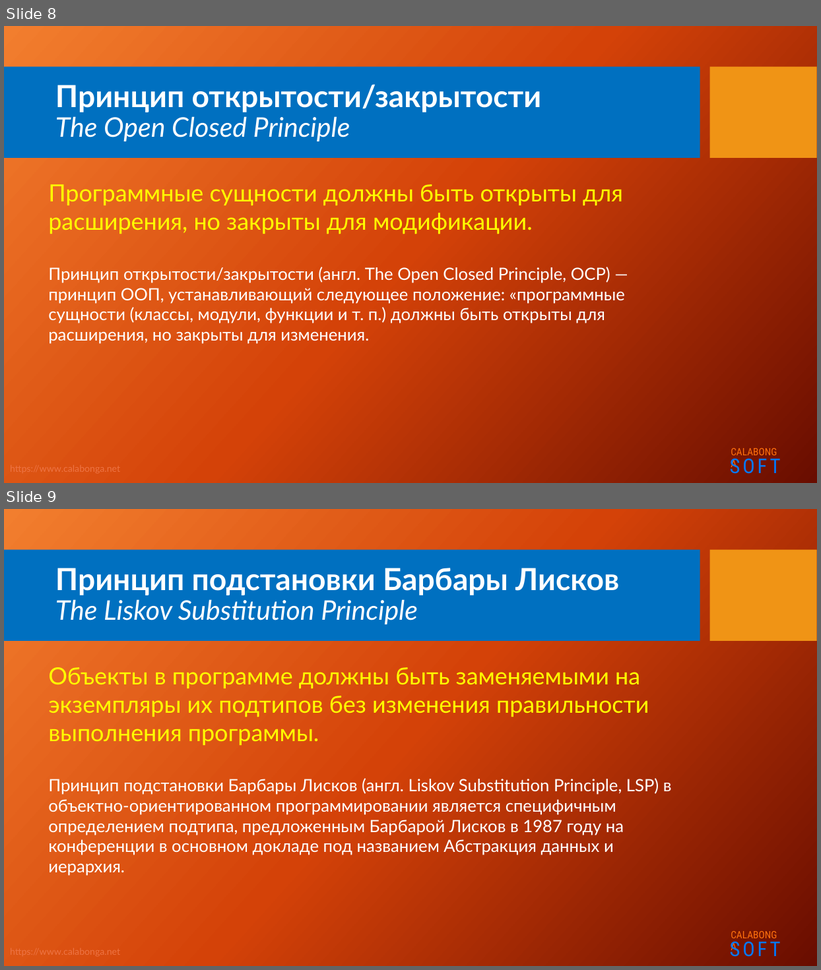
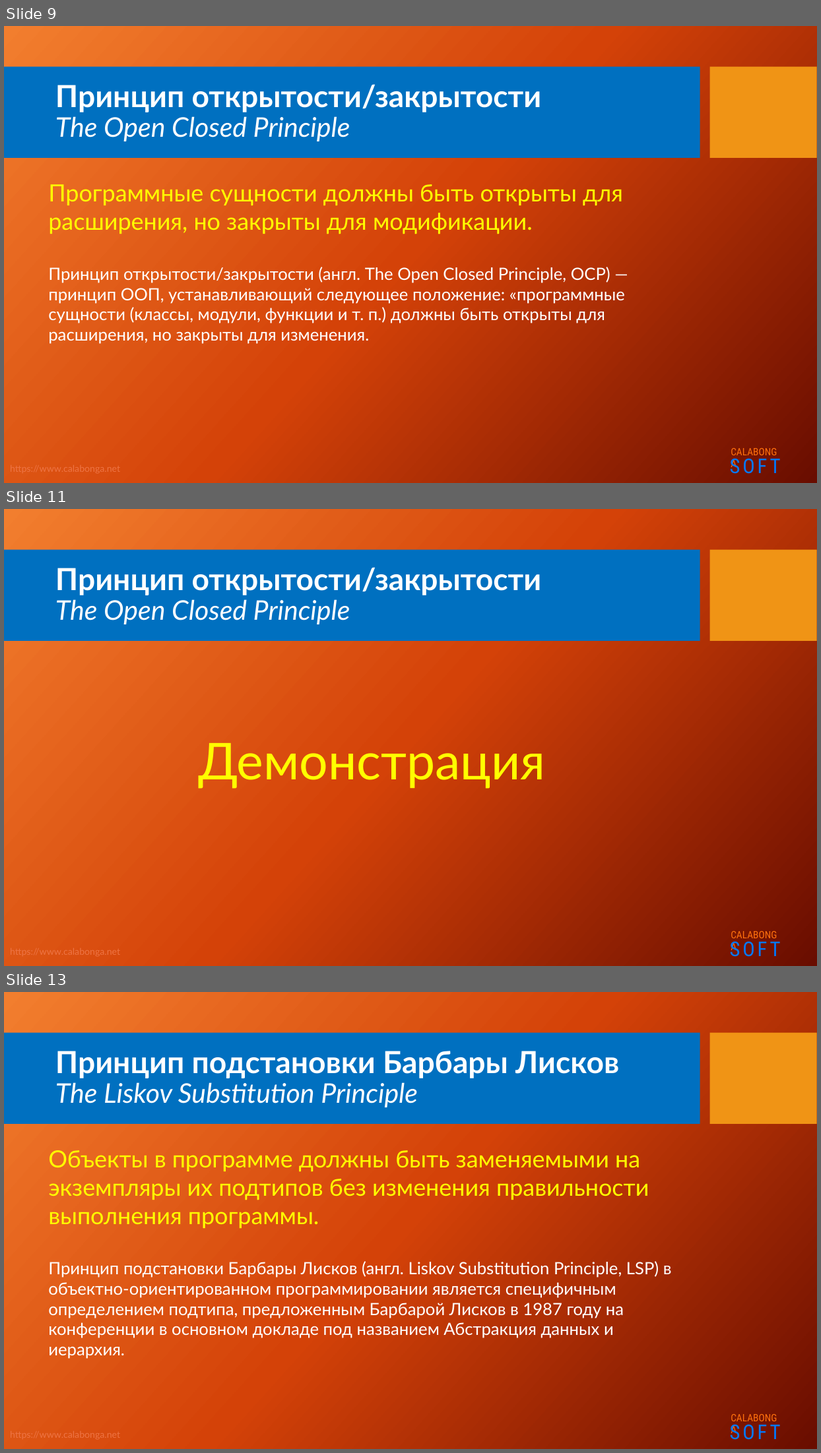
Before and after one commit to Calabonga/SOLID, a slide deck: Powerpoint/SOLID_S.pptx. Shown one above the other, each under a label of ours: slides 8 and 9 before the commit, slides 9, 11 and 13 after it; the slides between them are not shown. The pictures are 821x970 and 821x1453 pixels, drawn with LibreOffice and Linux fonts; fonts in the diff are those of the drawing; background and template pictures are left out. Boxes give left, top, right and bottom in pixels: in the first picture for what was removed or moved away, otherwise in the second. Text is boxed around its words. In the diff, an @@ line names an element or a change of style, - is before the commit and + after.

```diff
--- a/Powerpoint/SOLID_S.pptx
+++ b/Powerpoint/SOLID_S.pptx
@@ slide 11 added at box(4, 509, 817, 966), background picture (left out); not listed: 5 template elements that a slide beside it also shows @@
@@ title added at box(55, 567, 542, 625), 36 pt, text #FFFFFF, bold @@
+Принцип открытости/закрытости
+The Open Closed Principle
@@ text added at box(198, 743, 545, 788), 60 pt, text #FFFF00 @@
+Демонстрация
@@ what was slide 8 is now slide 9 @@
@@ what was slide 9 is now slide 13 @@
```
Also in this commit, not shown: 3 other slides added, 12 other files.
